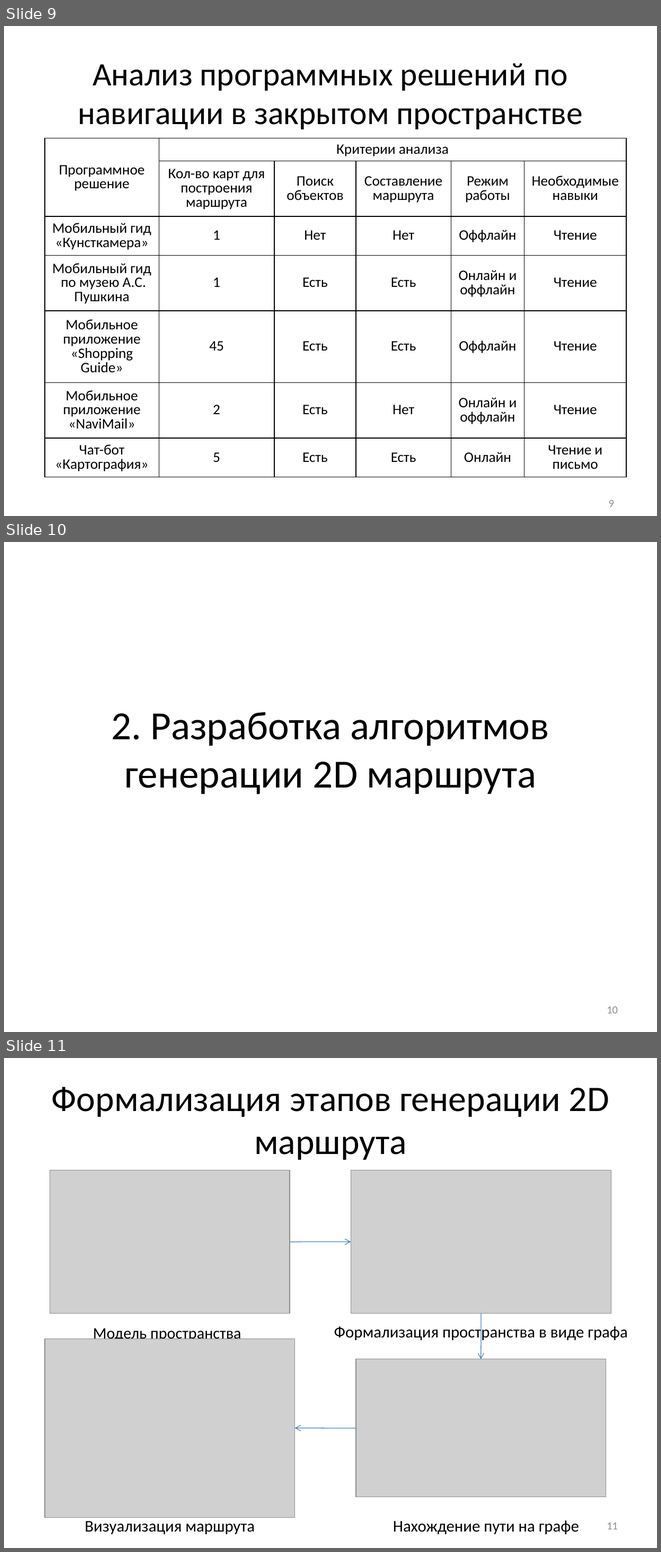
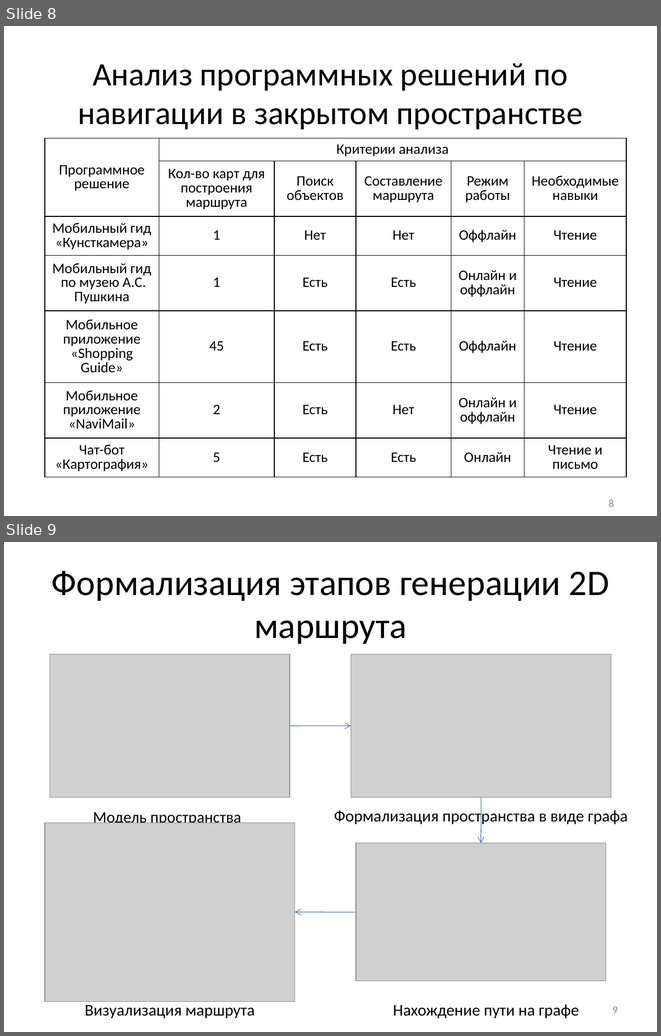
Before and after one commit to Dormou/2D-walkthrough-module, a slide deck: Documents/ВКРБ Волосникова И.А. ИВТ-465.pptx. Shown one above the other, each under a label of ours: slides 9, 10 and 11 before the commit, slides 8 and 9 after it. The pictures are 661x1552 and 661x1036 pixels, drawn with LibreOffice and Linux fonts; fonts in the diff are those of the drawing; grey boxes stand for pictures. Boxes give left, top, right and bottom in pixels: in the first picture for what was removed or moved away, otherwise in the second. Text is boxed around its words. In the diff, an @@ line names an element or a change of style, - is before the commit and + after.

```diff
--- a/Documents/ВКРБ Волосникова И.А. ИВТ-465.pptx
+++ b/Documents/ВКРБ Волосникова И.А. ИВТ-465.pptx
@@ slide 10 removed at [4, 542, 657, 1032], background #FFFFFF @@
@@ title removed at [111, 712, 549, 794] @@
-2. Разработка алгоритмов генерации 2D маршрута
@@ page number removed at [607, 1006, 618, 1013] @@
-10
@@ what was slide 9 is now slide 8 @@
@@ page number at [609, 499, 614, 507]: text changed @@
-9
+8
@@ what was slide 11 is now slide 9 @@
@@ page number at [612, 1006, 618, 1013]: text changed @@
-11
+9
```
Also in this commit, not shown: 3 other slides removed, 17 other files.
